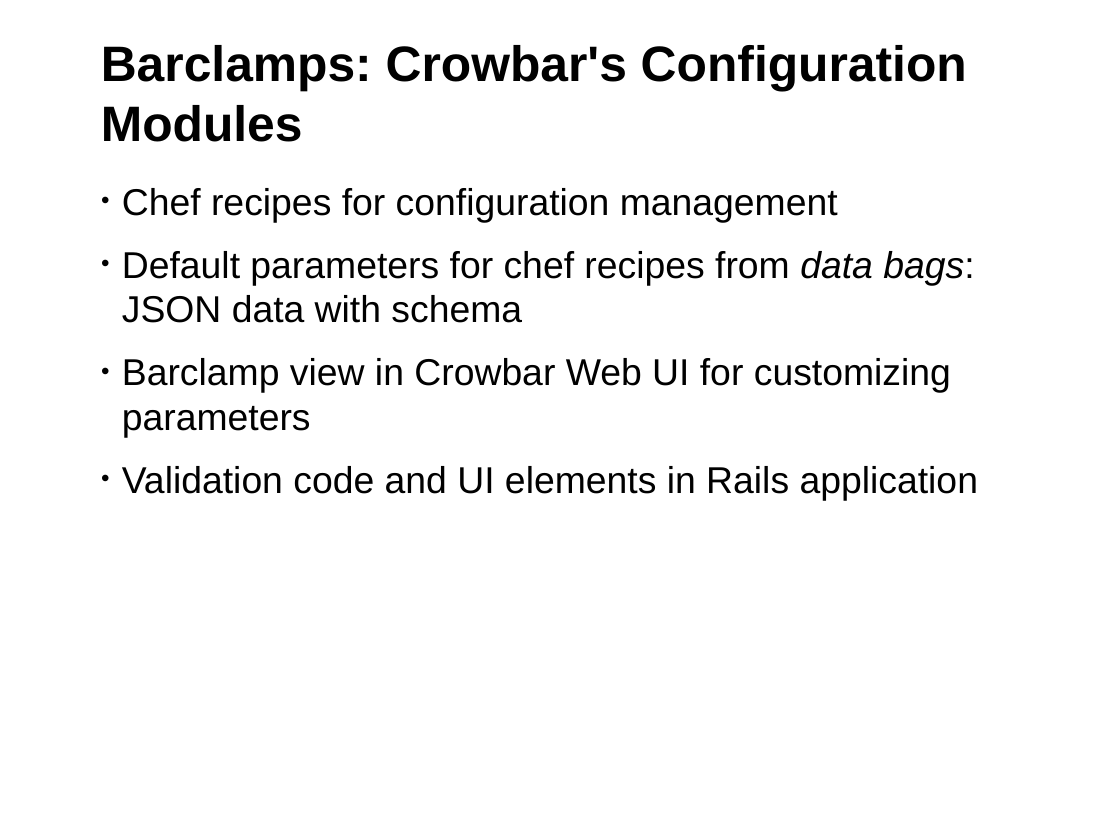
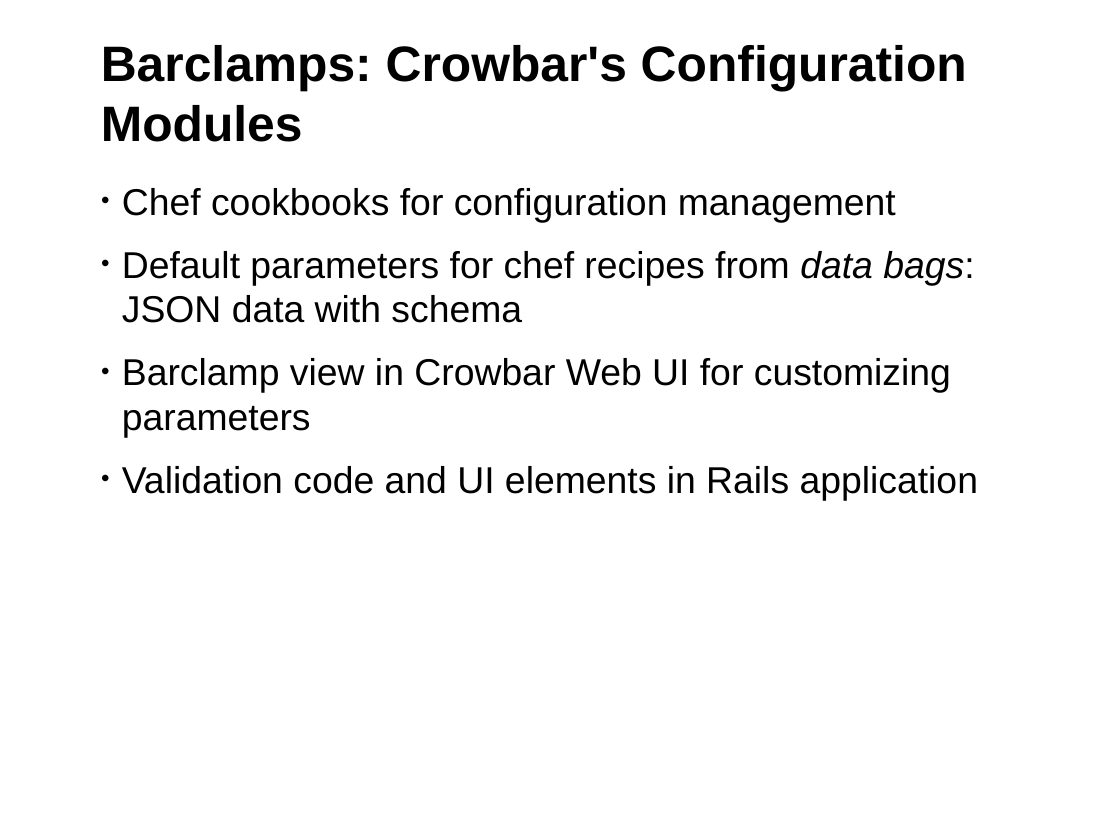
Before and after one commit to jgrassler/talks, a slide deck: slide 5 of crowbar-101/presentation.odp. Drawn at 1120x840 pixels with LibreOffice and Linux fonts; fonts in the diff are those of the drawing; background and template pictures are left out. Boxes give left, top, right and bottom in pixels: in the first picture for what was removed or moved away, otherwise in the second. Text is boxed around its words. In the diff, an @@ line names an element or a change of style, - is before the commit and + after.

```diff
--- a/crowbar-101/presentation.odp
+++ b/crowbar-101/presentation.odp
@@ text at <box>122,188,896,223</box>: text changed @@
-• Chef recipes for configuration management
+• Chef cookbooks for configuration management
```
Also in this commit, not shown: 2 other slides changed, 3 other files.
